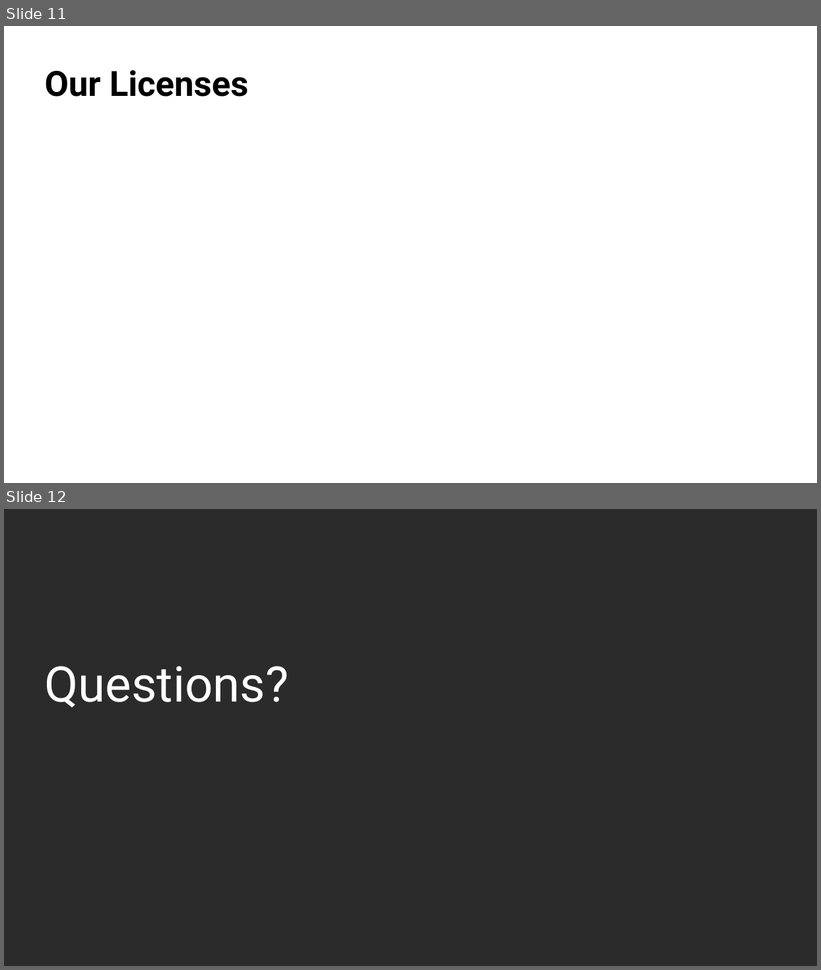
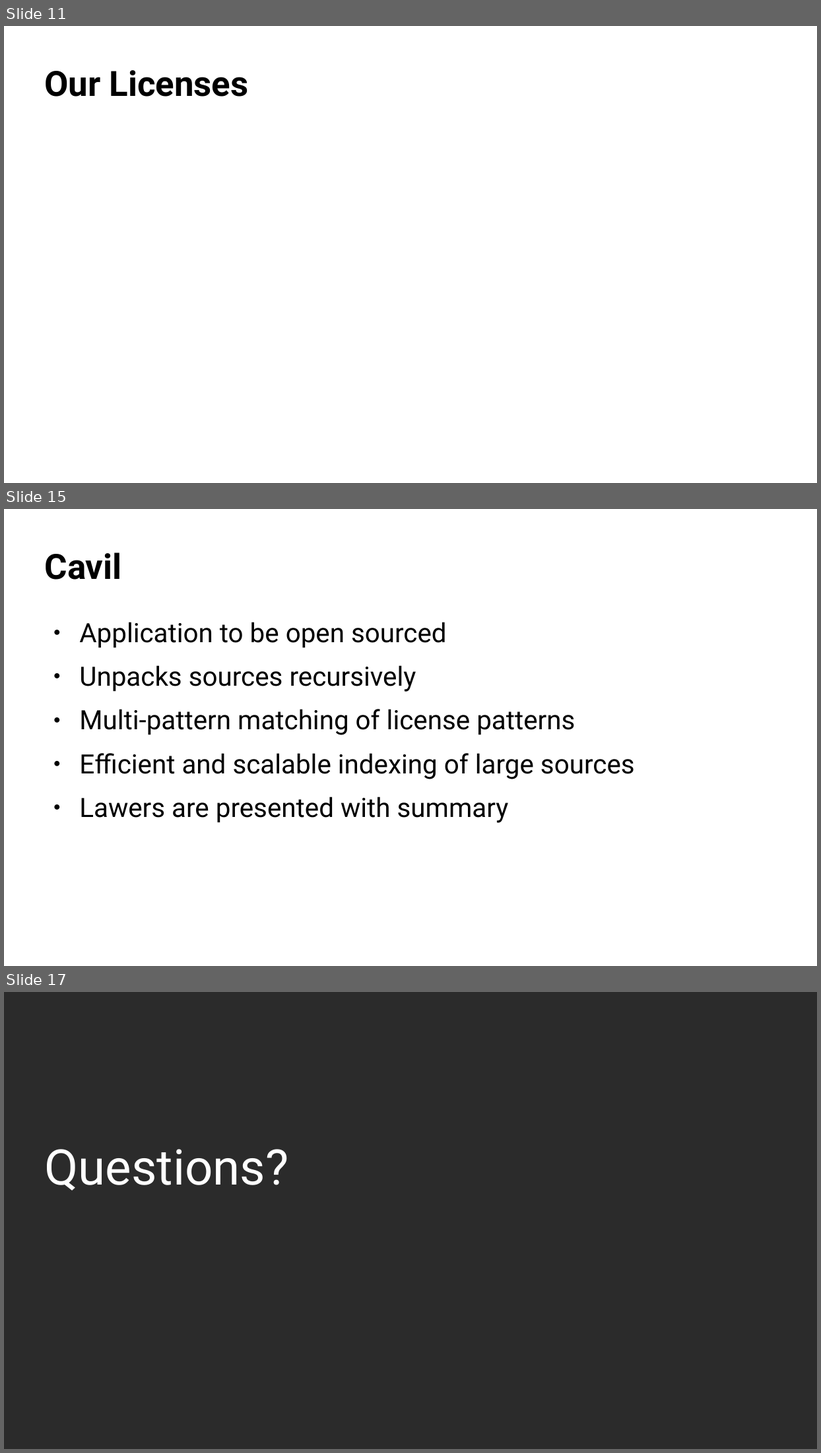
Before and after one commit to coolo/drunken-adventure, a slide deck: osc2017-2/cavil.odp. Shown one above the other, each under a label of ours: slides 11 and 12 before the commit, slides 11, 15 and 17 after it; the slides between them are not shown. The pictures are 821x970 and 821x1453 pixels, drawn with LibreOffice and Linux fonts; fonts in the diff are those of the drawing; background and template pictures are left out; a plain dark background stands for a picture behind light text. Boxes give left, top, right and bottom in pixels: in the first picture for what was removed or moved away, otherwise in the second. Text is boxed around its words. In the diff, an @@ line names an element or a change of style, - is before the commit and + after.

```diff
--- a/osc2017-2/cavil.odp
+++ b/osc2017-2/cavil.odp
@@ slide 15 added at <box>4,509,817,966</box>, background #FFFFFF @@
@@ title added at <box>45,553,122,580</box>, 34 pt, text #000000, bold @@
+Cavil
@@ text added at <box>79,622,635,823</box>, 26 pt, text #000000 @@
+● Application to be open sourced
+● Unpacks sources recursively
+● Multi-pattern matching of license patterns
+● Efficient and scalable indexing of large sources
+● Lawers are presented with summary
@@ what was slide 12 is now slide 17 @@
```
Also in this commit, not shown: 4 other slides added.
